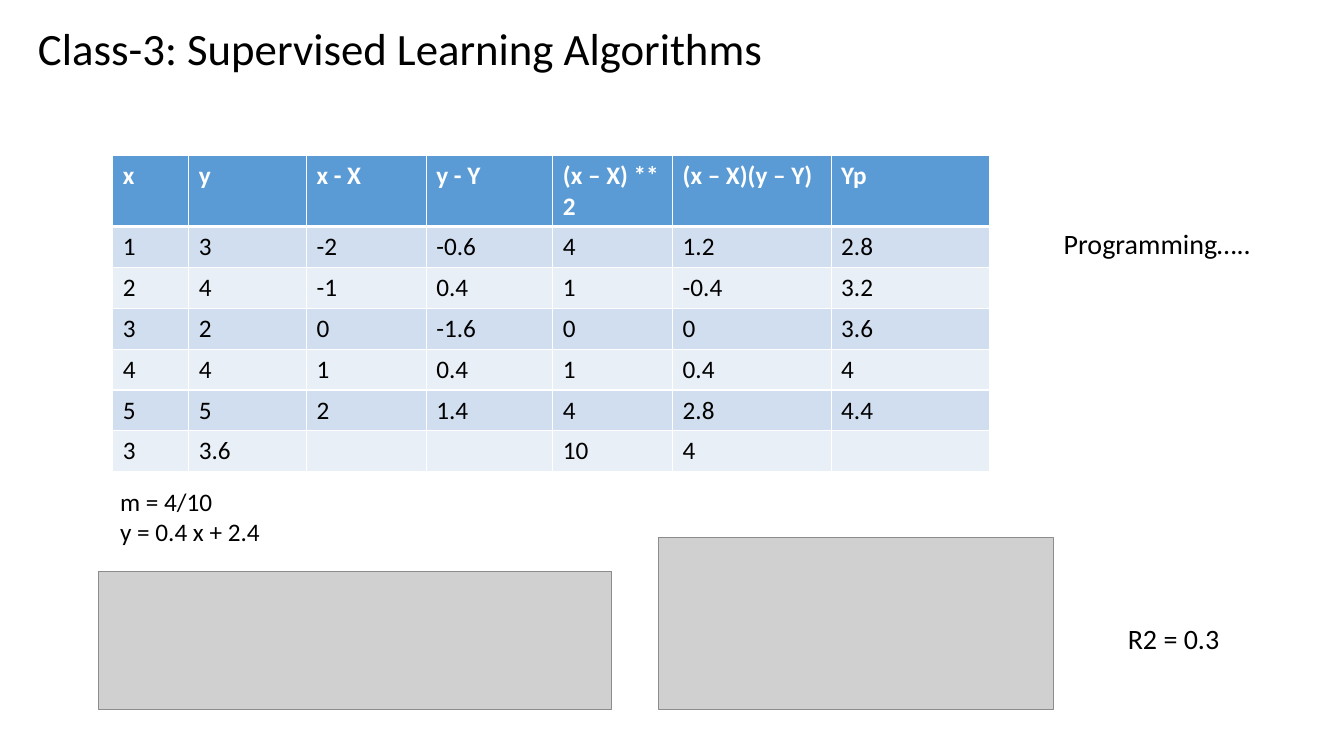
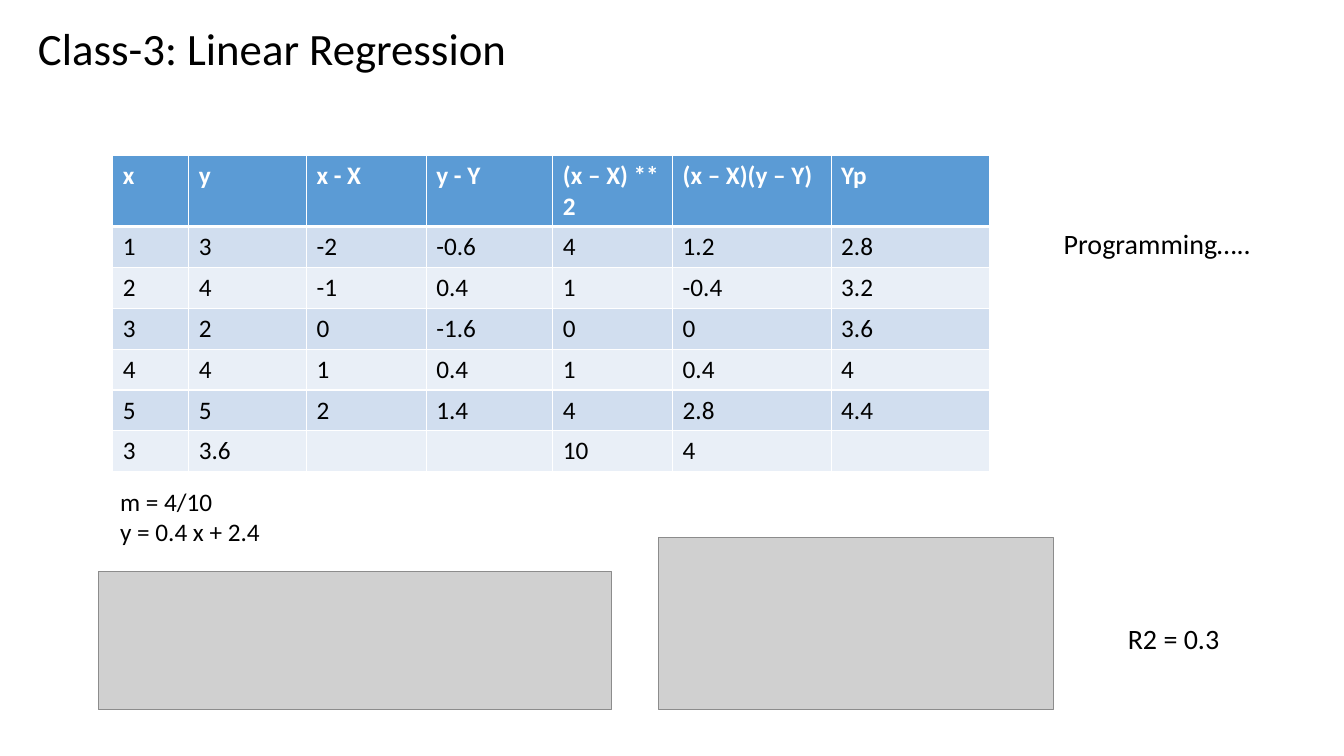
Before and after one commit to renshan2/accesspy, a slide deck: slide 21 of AI-ML-DL/Machine Learning.pptx. Drawn at 1344x756 pixels with LibreOffice and Linux fonts; fonts in the diff are those of the drawing; grey boxes stand for pictures. Boxes give left, top, right and bottom in pixels: in the first picture for what was removed or moved away, otherwise in the second. Text is boxed around its words. In the diff, an @@ line names an element or a change of style, - is before the commit and + after.

```diff
--- a/AI-ML-DL/Machine Learning.pptx
+++ b/AI-ML-DL/Machine Learning.pptx
@@ text at (38, 34, 506, 73): text changed @@
-Class-3: Supervised Learning Algorithms
+Class-3: Linear Regression
```
Also in this commit, not shown: 1 other file.
